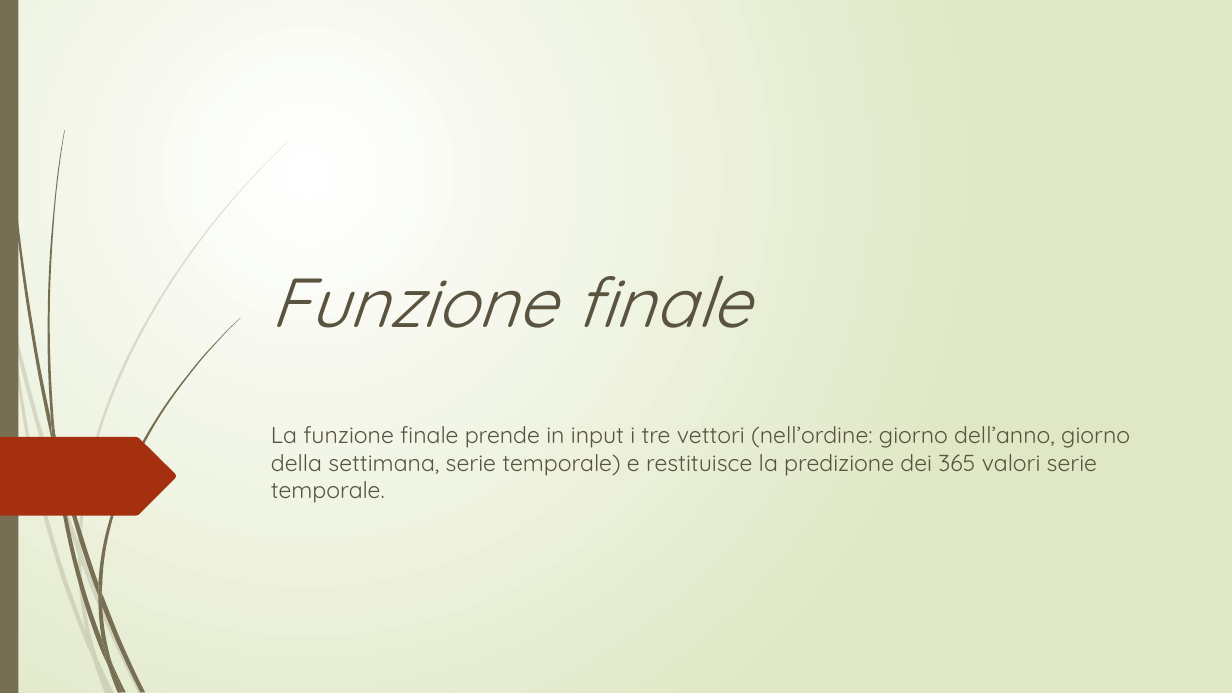
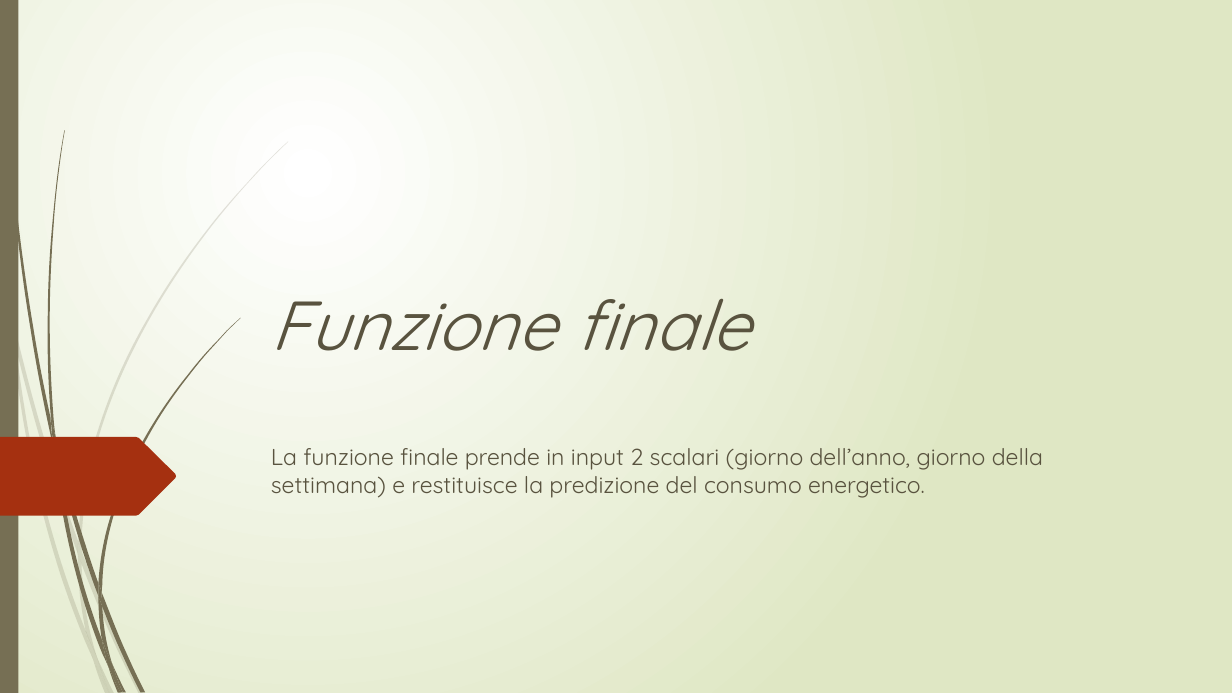
Before and after one commit to r1cky0/Italian-energy-consumption-prediction, a slide deck: slide 15 of presentazione_imad.pptx (slide 14 before the commit). Drawn at 1232x693 pixels with LibreOffice and Linux fonts; fonts in the diff are those of the drawing. Boxes give left, top, right and bottom in pixels: in the first picture for what was removed or moved away, otherwise in the second. Text is boxed around its words. In the diff, an @@ line names an element or a change of style, - is before the commit and + after.

```diff
--- a/presentazione_imad.pptx
+++ b/presentazione_imad.pptx
@@ title "Funzione finale": place and size @@
-title "Funzione finale" at (271,276,750,328)
+title "Funzione finale" at (271,299,750,351)
@@ subtitle at (271,448,1043,498): text changed @@
-La funzione finale prende in input i tre vettori (nell’ordine: giorno dell’anno, giorno della settimana, serie temporale) e restituisce la predizione dei 365 valori serie temporale.
+La funzione finale prende in input 2 scalari (giorno dell’anno, giorno della settimana) e restituisce la predizione del consumo energetico.
```
Also in this commit, not shown: 6 other slides changed, 1 slide added, 1 slide removed.
